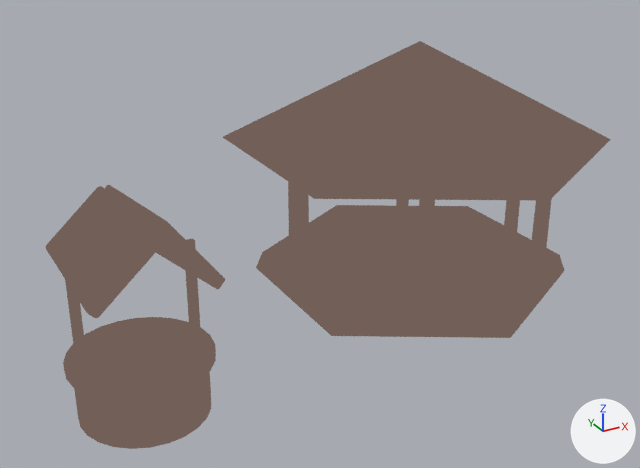
An edit to the glTF model chiikawa-3d-world/assets/baked/wellRest.ol.glb, drawn before and after from the same camera.
Before and after are seen from a camera (50 mm lens) standing at (-9.52, -18.16, 11.33) and looking at (0.62, 0.29, 2.1). The axes (+X, +Y, +Z) are drawn at lower right. The lights are the same throughout. The first picture is the older version.

Before the edit, the objects in view are built like this:
```python
me_mesh_0 = bpy.data.meshes.new('Mesh_0')
me_mesh_0.from_pydata(...)  # 476 vertices, 852 faces; spans x -1.0..1.0, y -0.7..0.7, z -0.44..0.44
me_mesh_0.materials.append(mat_material_0)
ob_mesh_0 = bpy.data.objects.new('Mesh_0', me_mesh_0)
ob_mesh_0.location = (1.0, 1.0, 3.31)
ob_mesh_0.scale = (7.59, 7.59, 7.59)
```
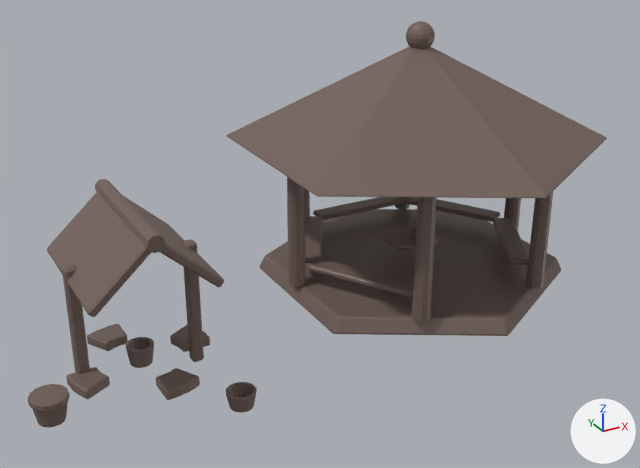
What changed in the scene script:
```text
Add mat_defaultmaterial:
    mat_defaultmaterial = bpy.data.materials.new('DefaultMaterial')
    mat_defaultmaterial.use_nodes = True; mat_defaultmaterial.node_tree.nodes.clear()
    _N = mat_defaultmaterial.node_tree.nodes; _L = mat_defaultmaterial.node_tree.links
    n0 = _N.new('ShaderNodeOutputMaterial'); n0.name = 'Material Output'
    n1 = _N.new('ShaderNodeBsdfPrincipled'); n1.name = 'Principled BSDF'
    n2 = _N.new('ShaderNodeVertexColor'); n2.name = 'Color Attribute'
    _L.new(n1.outputs[0], n0.inputs[0])  # 'BSDF' to 'Surface'
    _L.new(n2.outputs[0], n1.inputs[0])  # 'Color' to 'Base Color'
Change me_mesh_0:
    used by ob_mesh_0; location = (1.0, 1.0, 3.31); scale = (7.59, 7.59, 7.59)
    remove me_mesh_0.from_pydata(...)  # 476 vertices, 852 faces; spans x -1.0..1.0, y -0.7..0.7, z -0.44..0.44
    remove me_mesh_0.materials.append(mat_material_0)
    add me_mesh_0.from_pydata(...)  # 1247 vertices, 2398 faces; spans x -1.0..1.0, y -0.66..0.66, z -0.45..0.45
    me_mesh_0 part 1: a new loose piece, a 10-sided cylinder along y spanning x -0.729..-0.685, y -0.596..-0.163, z 0.114..0.156, in mat_defaultmaterial
    me_mesh_0 part 2: a new loose piece, a 12-sided cut cone along z (radius 0.03 at the low end, 0.028 at the high end) spanning x 0.869..0.929, y -0.03..0.03, z -0.39..0.074, in mat_defaultmaterial
    me_mesh_0 part 3: a new loose piece, a 12-sided cut cone along z (radius 0.03 at the low end, 0.028 at the high end) spanning x 0.635..0.695, y -0.435..-0.375, z -0.39..0.074, in mat_defaultmaterial
    me_mesh_0 part 4: a new loose piece, a 12-sided cut cone along z (radius 0.03 at the low end, 0.028 at the high end) spanning x 0.167..0.227, y -0.435..-0.375, z -0.39..0.074, in mat_defaultmaterial
    me_mesh_0 part 5: a new loose piece, a 12-sided cut cone along z (radius 0.03 at the low end, 0.028 at the high end) spanning x -0.067..-0.007, y -0.03..0.03, z -0.39..0.074, in mat_defaultmaterial
    me_mesh_0 part 6: a new loose piece, a 12-sided cut cone along z (radius 0.03 at the low end, 0.028 at the high end) spanning x 0.167..0.227, y 0.375..0.435, z -0.39..0.074, in mat_defaultmaterial
    me_mesh_0 part 7: a new loose piece, a 12-sided cut cone along z (radius 0.03 at the low end, 0.028 at the high end) spanning x 0.635..0.695, y 0.375..0.435, z -0.39..0.074, in mat_defaultmaterial
    me_mesh_0 part 8: a new loose piece, a UV sphere (14 segments, 10 rings, poles along z) spanning x 0.384..0.478, y -0.048..0.048, z 0.357..0.453, in mat_defaultmaterial
    me_mesh_0 part 9: the loose piece of 32 vertices spanning x -0.8..-0.61, y -0.61..-0.18, z 0.01..0.18 is rebuilt with 24 vertices and now spans x -0.71..-0.54, y -0.58..-0.17, z -0.02..0.14, in mat_defaultmaterial
    me_mesh_0 part 10: the loose piece of 14 vertices spanning x -0.12..0.91, y -0.59..0.59, z -0.44..-0.37 is rebuilt with 84 vertices and now spans x -0.05..0.91, y -0.55..0.55, z -0.45..-0.4, in mat_defaultmaterial
    me_mesh_0 part 11: the loose piece of 8 vertices spanning x -0.21..1.0, y -0.7..0.7, z 0.09..0.44 is rebuilt with 19 vertices and now spans x -0.14..1.0, y -0.66..0.66, z 0.05..0.39, in mat_defaultmaterial
    me_mesh_0 part 12: 7 loose pieces with 174 vertices, spanning x -0.97..0.67, y -0.45..0.45, z -0.38..0.12, are deleted
    me_mesh_0 part 13: 248 vertices removed from x -1.0..0.91, y -0.61..0.03, z -0.44..0.18; 828 vertices added at x -1.0..0.87, y -0.58..0.4, z -0.45..0.14
    add me_mesh_0.materials.append(mat_defaultmaterial)
Change ob_mesh_0:
    ob_mesh_0.location: (1.0, 1.0, 3.31) -> (0.59, 1.0, 3.55)
    ob_mesh_0.scale: (7.59, 7.59, 7.59) -> (7.91, 7.91, 7.91)
```

Location of each change, [x1, y1, x2, y2] in pixels of the pictures (640 x 468 px):
'Mesh_0', reshaped, moved, rescaled: before [46, 41, 611, 449]; after [28, 21, 607, 428]
part 1 of me_mesh_0, added (brown): after [95, 179, 165, 253]
part 2 of me_mesh_0, added: after [504, 198, 521, 231]
part 3 of me_mesh_0, added: after [526, 192, 553, 289]
part 4 of me_mesh_0, added (brown): after [412, 197, 437, 321]
part 5 of me_mesh_0, added (brown): after [287, 177, 306, 286]
part 6 of me_mesh_0, added (mostly hidden): after [304, 188, 310, 216]
part 7 of me_mesh_0, added: after [395, 197, 410, 210]
part 8 of me_mesh_0, added (brown): after [406, 21, 435, 49]
part 9 of me_mesh_0, rebuilt: before [105, 185, 225, 289]; after [124, 196, 224, 287]
part 10 of me_mesh_0, rebuilt: before [256, 205, 565, 338]; after [259, 209, 561, 336]
part 11 of me_mesh_0, rebuilt: before [223, 41, 611, 201]; after [226, 46, 607, 198]
part 12 of me_mesh_0, deleted: before [63, 182, 552, 372]
part 13 of me_mesh_0, reshaped: before [46, 186, 520, 449]; after [28, 192, 529, 428]
